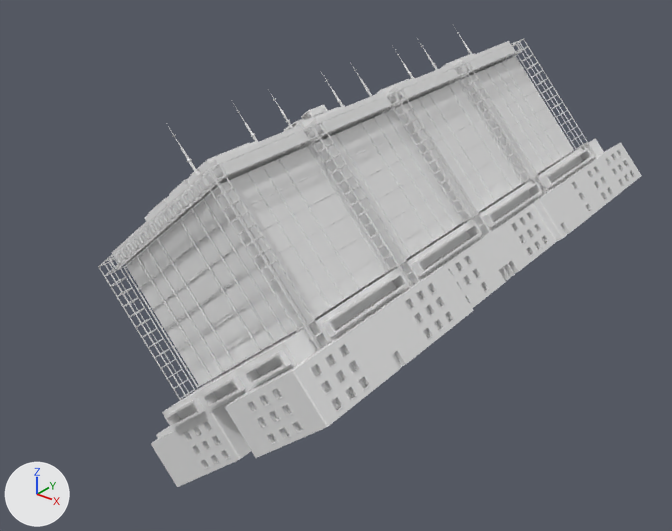
Two versions of the OBJ model normalised_v2_dataset/Apartment/D00626.obj, one commit apart.
The view is the same before and after, from a camera (50 mm lens) standing at (0.866, -1.151, 0.589) and looking at (-0.035, -0.025, -0.11). Arrows for +X, +Y and +Z are at lower left; the lights stay in place. Where no turn or scale is listed for an object, it has been applied to the vertices.

Names of what the first picture shows: 'D00626'.
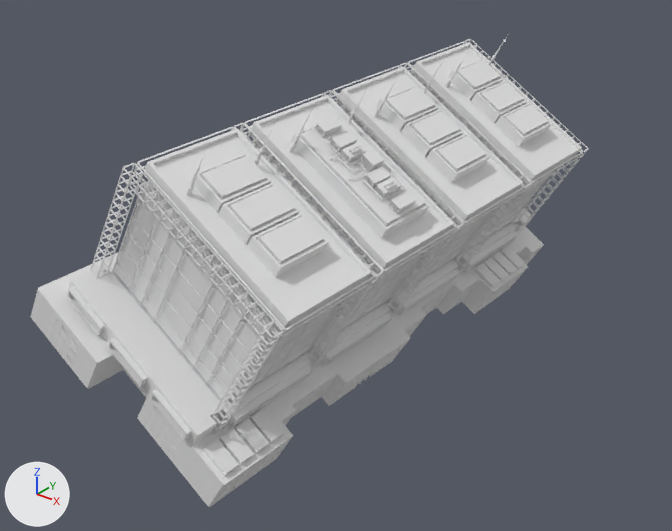
Patch to the scene script:
```diff
--- a/normalised_v2_dataset/Apartment/D00626.obj.py
+++ b/normalised_v2_dataset/Apartment/D00626.obj.py
@@ me_d00626 @@
-me_d00626.from_pydata(...)  # 25319 vertices, 49999 faces; spans x -0.203..0.305, y -0.47..0.53, z -0.312..0.23
+me_d00626.from_pydata(...)  # 30598 vertices, 61587 faces; spans x -0.309..0.194, y -0.456..0.544, z -0.335..0.229
+# me_d00626 part 1: the loose piece of 32 vertices spanning x -0.062..-0.001, y 0.07..0.168, z 0.126..0.181 is multiplied about its middle by the matrix ((-0.988, 0.011, -0.15), (0.014, 0.999, -0.021), (-0.15, 0.022, 0.988)), then moved by (0.137, 0.005, -0.078)
+# me_d00626 part 2: the loose piece of 32 vertices spanning x -0.05..0.011, y -0.34..-0.241, z 0.12..0.175 is multiplied about its middle by the matrix ((-0.988, 0.011, -0.15), (0.014, 0.999, -0.021), (-0.15, 0.022, 0.988)), then moved by (0.109, 0.006, -0.089)
+# me_d00626 part 3: the loose piece of 32 vertices spanning x -0.068..-0.007, y 0.278..0.377, z 0.129..0.184 is multiplied about its middle by the matrix ((-0.988, 0.011, -0.15), (0.014, 0.999, -0.021), (-0.15, 0.022, 0.988)), then moved by (0.151, 0.005, -0.073)
+# me_d00626 part 4: the loose piece of 32 vertices spanning x -0.109..-0.048, y 0.069..0.168, z 0.086..0.141 is multiplied about its middle by the matrix ((-0.988, 0.011, -0.15), (0.014, 0.999, -0.021), (-0.15, 0.022, 0.988)), then moved by (0.131, 0.007, -0.005)
+# me_d00626 part 5: the loose piece of 32 vertices spanning x -0.097..-0.036, y -0.341..-0.242, z 0.08..0.135 is multiplied about its middle by the matrix ((-0.988, 0.011, -0.15), (0.014, 0.999, -0.021), (-0.15, 0.022, 0.988)), then moved by (0.103, 0.007, -0.016)
+# me_d00626 part 6: the loose piece of 32 vertices spanning x -0.116..-0.054, y 0.277..0.376, z 0.089..0.144 is multiplied about its middle by the matrix ((-0.988, 0.011, -0.15), (0.014, 0.999, -0.021), (-0.15, 0.022, 0.988)), then moved by (0.145, 0.006, 0.0)
+# me_d00626 part 7: the loose piece of 32 vertices spanning x -0.157..-0.096, y 0.068..0.167, z 0.045..0.101 is multiplied about its middle by the matrix ((-0.988, 0.011, -0.15), (0.014, 0.999, -0.021), (-0.15, 0.022, 0.988)), then moved by (0.126, 0.008, 0.068)
+# me_d00626 part 8: the loose piece of 32 vertices spanning x -0.17..0.005, y -0.142..-0.033, z 0.026..0.178 is multiplied about its middle by the matrix ((-0.988, 0.011, -0.15), (0.014, 0.999, -0.021), (-0.15, 0.022, 0.988)), then moved by (0.137, 0.007, -0.009)
+# me_d00626 part 9: the loose piece of 32 vertices spanning x -0.145..-0.083, y -0.341..-0.243, z 0.039..0.095 is multiplied about its middle by the matrix ((-0.988, 0.011, -0.15), (0.014, 0.999, -0.021), (-0.15, 0.022, 0.988)), then moved by (0.098, 0.009, 0.057)
+# me_d00626 part 10: the loose piece of 32 vertices spanning x -0.163..-0.102, y 0.276..0.375, z 0.048..0.104 is multiplied about its middle by the matrix ((-0.988, 0.011, -0.15), (0.014, 0.999, -0.021), (-0.15, 0.022, 0.988)), then moved by (0.14, 0.008, 0.073)
+# me_d00626 part 11: the loose piece of 200 vertices spanning x -0.048..0.234, y -0.44..0.496, z -0.206..0.031 is multiplied about its middle by the matrix ((-0.988, 0.011, -0.15), (0.014, 0.999, -0.021), (-0.15, 0.022, 0.988)), then moved by (-0.181, 0.013, -0.031)
+# me_d00626 part 12: the loose piece of 2887 vertices spanning x -0.08..0.305, y -0.47..0.53, z -0.312..0.022 is rebuilt with 2938 vertices and now spans x -0.309..0.11, y -0.456..0.544, z -0.335..-0.018
+# me_d00626 part 13: the loose piece of 90 vertices spanning x -0.183..0.076, y -0.385..-0.196, z -0.023..0.2 is rebuilt with 20 vertices and now spans x -0.105..0.17, y -0.37..-0.196, z -0.02..0.167
+# me_d00626 part 14: the loose piece of 90 vertices spanning x -0.189..0.07, y -0.18..0.008, z -0.02..0.203 is rebuilt with 20 vertices and now spans x -0.097..0.177, y -0.166..0.008, z -0.011..0.175
+# me_d00626 part 15: the loose piece of 90 vertices spanning x -0.202..0.058, y 0.232..0.421, z -0.014..0.209 is rebuilt with 20 vertices and now spans x -0.082..0.193, y 0.246..0.421, z 0.006..0.192
+# me_d00626 part 16: the loose piece of 89 vertices spanning x -0.195..0.064, y 0.026..0.215, z -0.017..0.206 is rebuilt with 20 vertices and now spans x -0.09..0.185, y 0.038..0.213, z -0.003..0.184
+# me_d00626 part 17: 783 loose pieces with 10447 vertices, spanning x -0.203..0.3, y -0.47..0.53, z -0.307..0.23, are deleted
+# me_d00626 part 18: 2 vertices moved within x -0.187..-0.146, y 0.44..0.441, z 0.013..0.048; 11104 vertices removed from x -0.202..0.237, y -0.43..0.453, z -0.247..0.224; 27058 vertices added at x -0.305..0.194, y -0.455..0.544, z -0.329..0.229
```

Boxes [x1, y1, x2, y2] around the edits, measured in the pictures (672 x 531 px; the box of a moved part takes in the faces that stretch with it):
'D00626', reshaped
    before: [98, 25, 642, 487]
    after: [31, 34, 589, 507]
part 1 of me_d00626, moved or reshaped
    before: [375, 78, 415, 95]
    after: [426, 133, 489, 182]
part 2 of me_d00626, moved or reshaped
    before: [186, 141, 257, 183]
    after: [247, 213, 329, 277]
part 3 of me_d00626, moved or reshaped
    before: [441, 53, 475, 68]
    after: [495, 103, 552, 146]
part 4 of me_d00626, moved or reshaped (not visible before)
    after: [401, 109, 464, 157]
part 5 of me_d00626, moved or reshaped
    before: [165, 179, 188, 203]
    after: [219, 183, 300, 244]
part 6 of me_d00626, moved or reshaped (not visible before)
    after: [471, 80, 527, 123]
part 7 of me_d00626, moved or reshaped (not visible before)
    after: [376, 85, 439, 131]
part 8 of me_d00626, moved or reshaped
    before: [295, 105, 345, 129]
    after: [290, 115, 429, 238]
part 9 of me_d00626, moved or reshaped
    before: [145, 198, 166, 221]
    after: [191, 153, 271, 212]
part 10 of me_d00626, moved or reshaped (not visible before)
    after: [447, 59, 504, 100]
part 11 of me_d00626, moved or reshaped
    before: [162, 138, 604, 431]
    after: [67, 208, 533, 446]
part 12 of me_d00626, rebuilt
    before: [151, 142, 642, 487]
    after: [31, 227, 544, 507]
part 13 of me_d00626, rebuilt (11% wider, 40% taller)
    before: [112, 126, 318, 270]
    after: [144, 129, 372, 331]
part 14 of me_d00626, rebuilt
    before: [313, 92, 400, 143]
    after: [250, 95, 454, 273]
part 15 of me_d00626, rebuilt
    before: [468, 41, 522, 70]
    after: [412, 42, 582, 185]
part 16 of me_d00626, rebuilt
    before: [389, 64, 467, 100]
    after: [338, 67, 523, 225]
part 17 of me_d00626, deleted
    before: [112, 25, 636, 470]
part 18 of me_d00626, built on
    before: [98, 39, 598, 439]
    after: [45, 34, 589, 499]
